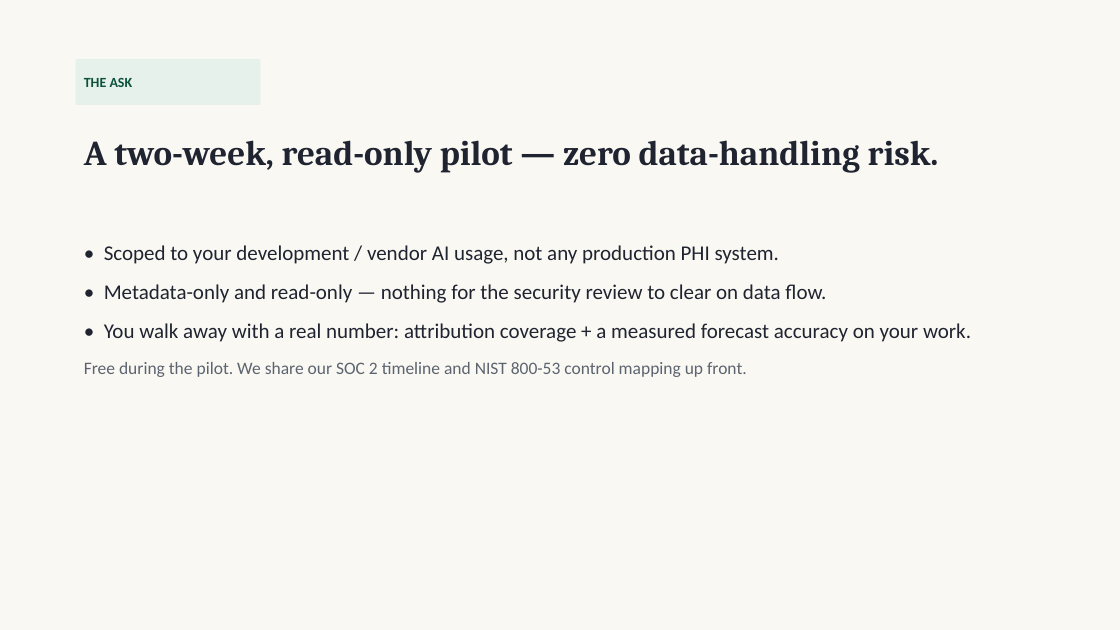
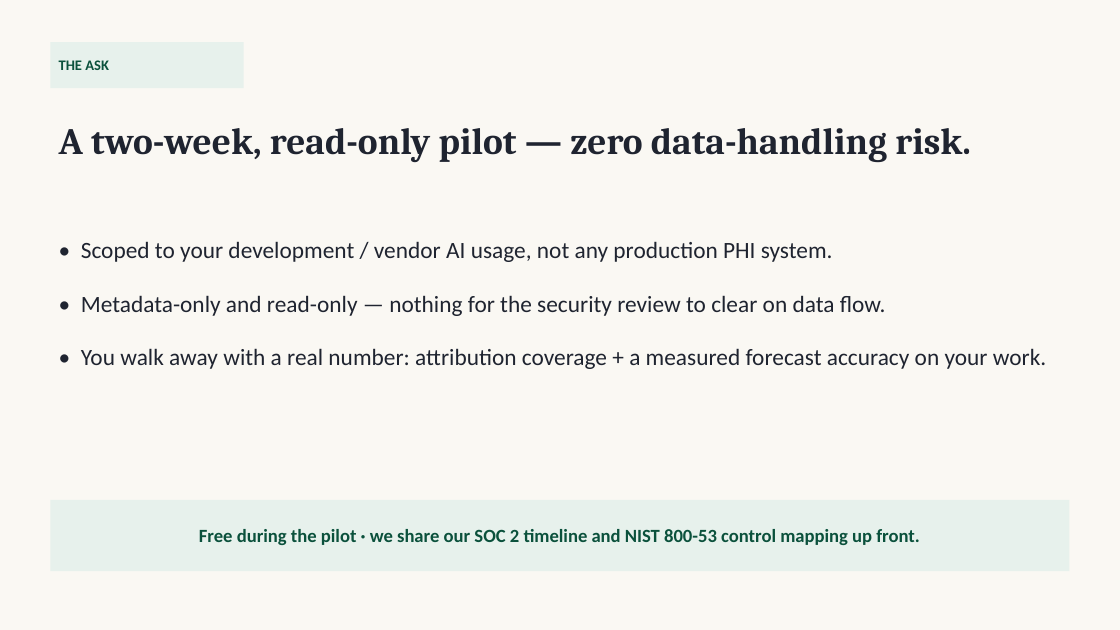
Before and after one commit to krethikram-sudo/options-bot, a slide deck: slide 11 of docs/mhbe-demo-deck.pptx. Drawn at 1120x630 pixels with LibreOffice and Linux fonts; fonts in the diff are those of the drawing. Boxes give left, top, right and bottom in pixels: in the first picture for what was removed or moved away, otherwise in the second. Text is boxed around its words. In the diff, an @@ line names an element or a change of style, - is before the commit and + after.

```diff
--- a/docs/mhbe-demo-deck.pptx
+++ b/docs/mhbe-demo-deck.pptx
@@ rectangle "THE ASK" resized from (x1=76, y1=59, x2=260, y2=105) to (x1=50, y1=42, x2=244, y2=88) @@
@@ rectangle "THE ASK" at (x1=50, y1=42, x2=244, y2=88): size 12 to 12.5 pt @@
@@ text "A two-week, read-only pilot — ..." moved from (x1=84, y1=140, x2=939, y2=172) to (x1=59, y1=128, x2=971, y2=162) @@
@@ text "A two-week, read-only pilot — ..." at (x1=59, y1=128, x2=971, y2=162): size 30 to 32 pt @@
@@ text "• Scoped to your development ..." at (x1=81, y1=241, x2=1046, y2=369): size 18 to 20 pt; more space between paragraphs @@
@@ text at (x1=84, y1=362, x2=747, y2=377): paragraph removed @@
-Free during the pilot. We share our SOC 2 timeline and NIST 800-53 control mapping up front.
@@ rectangle added at (x1=50, y1=500, x2=1070, y2=571), fill #E7F1EC, 16 pt, text #0B513C, bold @@
+Free during the pilot · we share our SOC 2 timeline and NIST 800-53 control mapping up front.
```
Also in this commit, not shown: 13 other slides changed, 2 other files.
